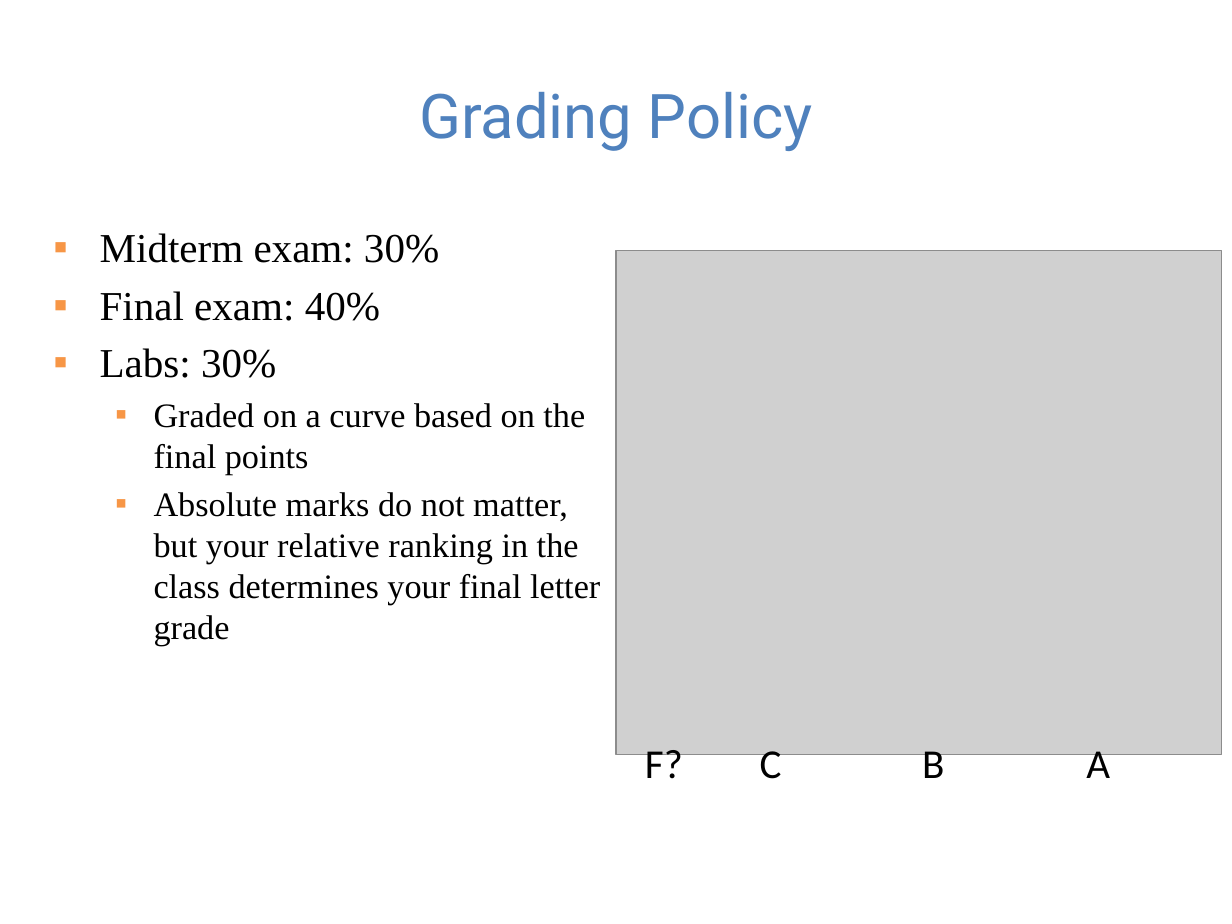
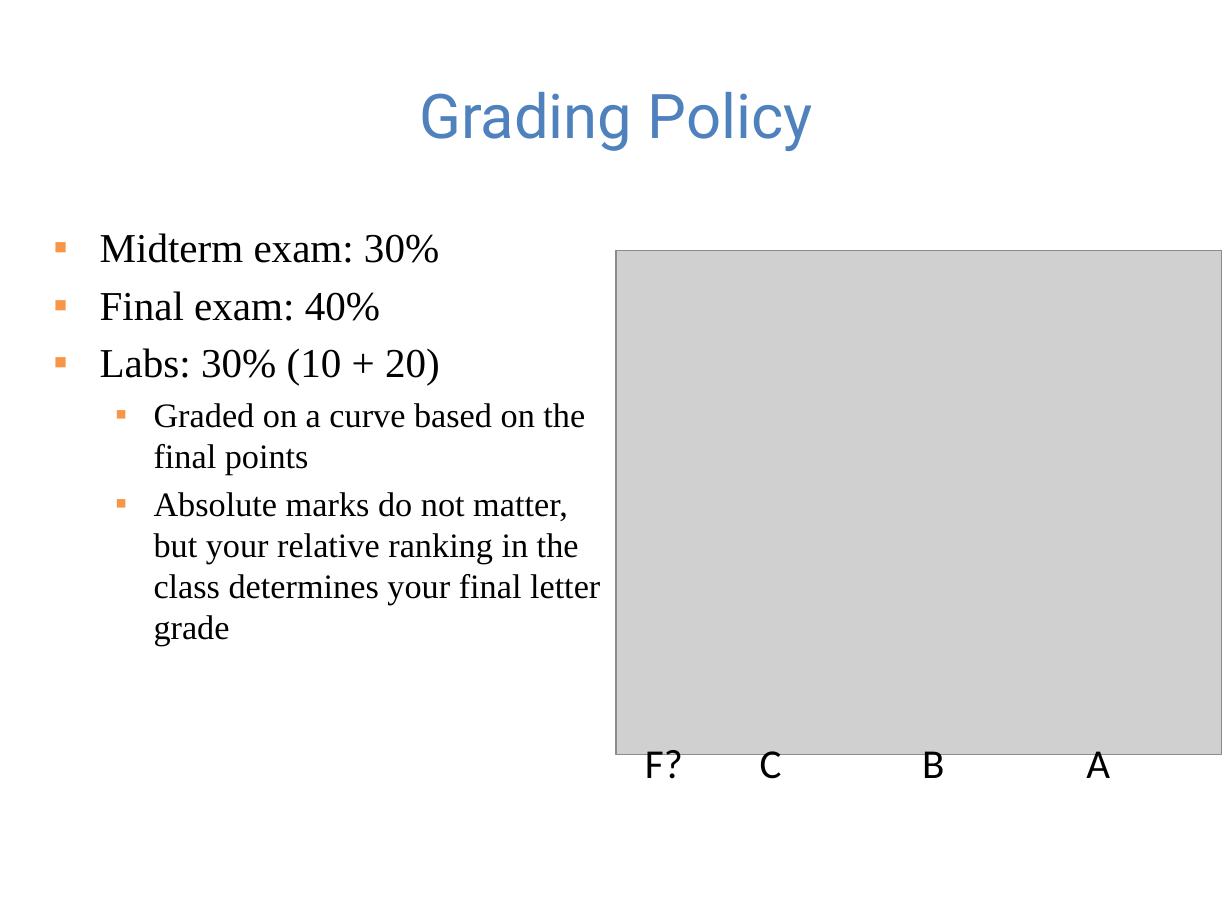
Before and after one commit to guhofstra/CSC256Fa25, a slide deck: slide 6 of PPTs/Lecture 0-course overview.pptx. Drawn at 1232x924 pixels with LibreOffice and Linux fonts; fonts in the diff are those of the drawing; grey boxes stand for pictures. Boxes give left, top, right and bottom in pixels: in the first picture for what was removed or moved away, otherwise in the second. Text is boxed around its words. In the diff, an @@ line names an element or a change of style, - is before the commit and + after.

```diff
--- a/PPTs/Lecture 0-course overview.pptx
+++ b/PPTs/Lecture 0-course overview.pptx
@@ text at [100, 348, 440, 385]: text changed @@
-▪ Labs: 30%
+▪ Labs: 30% (10 + 20)
```
Also in this commit, not shown: 1 other slide changed, 2 other files.
